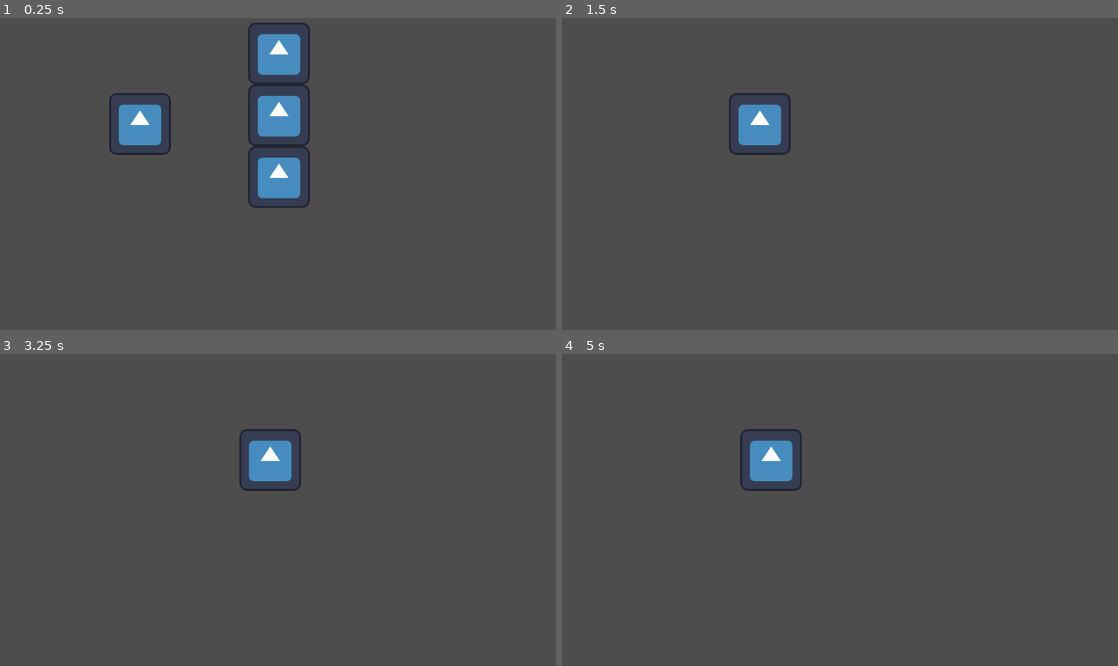
Above: before the commit, frames 1-4 (two rows, left to right).
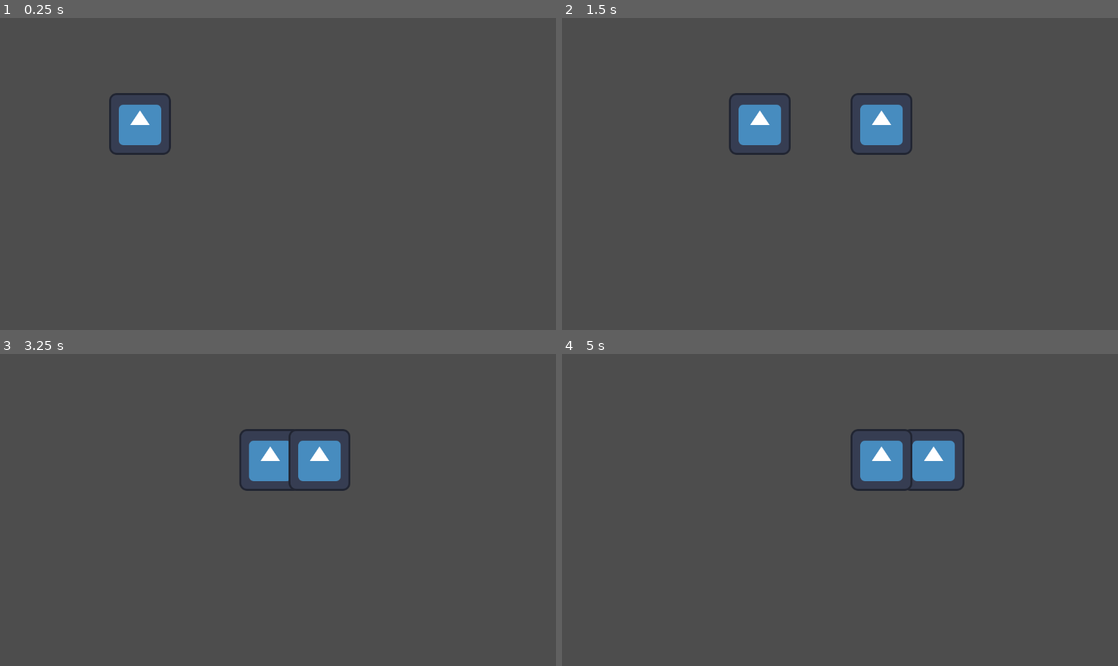
Above: after the commit, the same moments.

Repository: SavaReyr/LiniRPG
Game: Godot game, scene res://scenes/test_scene.tscn
Same seed, same stepped clock (60 frames per second), same inputs: the game is played once before the commit and once after it. The engine's default icon, where the game draws it, is replaced by a stand-in: a white triangle on a blue panel in a dark square.
Inputs (mouse positions are in pixels of both pictures, inside the frame that each line leads up to):
- Up to frame 1 (0.25 s): no input
- Up to frame 2 (1.5 s): click (840, 52) at 0.52 s; tap Enter at 1.25 s; move the mouse to (962, 158) at 1.27 s; hold D (right) from 1.28 s (still down); tap F (interact, bound only after the commit) at 1.35 s
- Up to frame 3 (3.25 s): click (400, 494) at 1.55 s; move the mouse to (166, 525) at 2.02 s; release D (right) at 2.03 s; hold A (left) 2.03-2.78 s; click (166, 525) at 2.1 s; tap F (interact, bound only after the commit) at 2.3, 2.85 s; move the mouse to (333, 441) at 2.77 s; hold D (right) from 2.78 s (still down); click (333, 441) at 3.05 s
- Up to frame 4 (5 s): move the mouse to (812, 572) at 3.52 s; click (812, 572) at 3.6 s; tap F (interact, bound only after the commit) at 3.8, 4.35 s; move the mouse to (1006, 556) at 4.27 s; release D (right) at 4.28 s; hold A (left) from 4.28 s (still down); click (1006, 556) at 4.55 s

The runs differ from the first frame. In frame 1, 3.8% of the frame differs, in the area x 44-56%, y 1-61%; in frame 2, 1.3%; in frame 3, 1.3%; in frame 4, 3.8%.

Commit message:
17.01 v1
Added:
dialog system (1/3)
interactive area

Diff:
--- a/project.godot
+++ b/project.godot
@@ -39,8 +39,19 @@
 }
 interact={
 "deadzone": 0.5,
-"events": []
+"events": [Object(InputEventKey,"resource_local_to_scene":false,"resource_name":"","device":-1,"window_id":0,"alt_pressed":false,"shift_pressed":false,"ctrl_pressed":false,"meta_pressed":false,"pressed":false,"keycode":0,"physical_keycode":70,"key_label":0,"unicode":102,"echo":false,"script":null)
+]
 }
+click={
+"deadzone": 0.5,
+"events": [Object(InputEventMouseButton,"resource_local_to_scene":false,"resource_name":"","device":-1,"window_id":0,"alt_pressed":false,"shift_pressed":false,"ctrl_pressed":false,"meta_pressed":false,"button_mask":0,"position":Vector2(0, 0),"global_position":Vector2(0, 0),"factor":1.0,"button_index":1,"canceled":false,"pressed":false,"double_click":false,"script":null)
+]
+}
+
+[layer_names]
+
+2d_physics/layer_1="wall"
+2d_physics/layer_2="interact"
 
 [rendering]
 
--- a/scenes/characters/main_character.tscn
+++ b/scenes/characters/main_character.tscn
@@ -10,6 +10,82 @@
 [sub_resource type="RectangleShape2D" id="RectangleShape2D_wmpmw"]
 size = Vector2(126, 128)
 
+[sub_resource type="Animation" id="Animation_0u7h5"]
+length = 0.001
+tracks/0/type = "value"
+tracks/0/imported = false
+tracks/0/enabled = true
+tracks/0/path = NodePath("RayCast2D:target_position")
+tracks/0/interp = 1
+tracks/0/loop_wrap = true
+tracks/0/keys = {
+"times": PackedFloat32Array(0),
+"transitions": PackedFloat32Array(1),
+"update": 0,
+"values": [Vector2(200, 0)]
+}
+
+[sub_resource type="Animation" id="Animation_a4f04"]
+resource_name = "idle_left"
+loop_mode = 1
+tracks/0/type = "value"
+tracks/0/imported = false
+tracks/0/enabled = true
+tracks/0/path = NodePath("RayCast2D:target_position")
+tracks/0/interp = 1
+tracks/0/loop_wrap = true
+tracks/0/keys = {
+"times": PackedFloat32Array(0),
+"transitions": PackedFloat32Array(1),
+"update": 0,
+"values": [Vector2(-200, 0)]
+}
+
+[sub_resource type="Animation" id="Animation_duo84"]
+resource_name = "idle_right"
+tracks/0/type = "value"
+tracks/0/imported = false
+tracks/0/enabled = true
+tracks/0/path = NodePath("RayCast2D:target_position")
+tracks/0/interp = 1
+tracks/0/loop_wrap = true
+tracks/0/keys = {
+"times": PackedFloat32Array(0),
+"transitions": PackedFloat32Array(1),
+"update": 0,
+"values": [Vector2(200, 0)]
+}
+
+[sub_resource type="AnimationLibrary" id="AnimationLibrary_u066k"]
+_data = {
+"RESET": SubResource("Animation_0u7h5"),
+"idle_left": SubResource("Animation_a4f04"),
+"idle_right": SubResource("Animation_duo84")
+}
+
+[sub_resource type="AnimationNodeAnimation" id="AnimationNodeAnimation_06677"]
+animation = &"idle_left"
+
+[sub_resource type="AnimationNodeAnimation" id="AnimationNodeAnimation_j83nv"]
+animation = &"idle_right"
+
+[sub_resource type="AnimationNodeBlendSpace1D" id="AnimationNodeBlendSpace1D_1uihy"]
+blend_point_0/node = SubResource("AnimationNodeAnimation_06677")
+blend_point_0/pos = -1.0
+blend_point_1/node = SubResource("AnimationNodeAnimation_j83nv")
+blend_point_1/pos = 1.0
+blend_mode = 1
+
+[sub_resource type="AnimationNodeStateMachineTransition" id="AnimationNodeStateMachineTransition_35utx"]
+advance_mode = 2
+
+[sub_resource type="AnimationNodeStateMachine" id="AnimationNodeStateMachine_3j1wk"]
+states/Start/position = Vector2(171, 100)
+states/idle/node = SubResource("AnimationNodeBlendSpace1D_1uihy")
+states/idle/position = Vector2(364, 100)
+transitions = ["Start", "idle", SubResource("AnimationNodeStateMachineTransition_35utx")]
+graph_offset = Vector2(-45, -37)
+
 [node name="MainCharacter" type="CharacterBody2D"]
 script = ExtResource("1_c64iq")
 
@@ -20,3 +96,23 @@
 [node name="CollisionShape2D" type="CollisionShape2D" parent="."]
 shape = SubResource("RectangleShape2D_wmpmw")
 debug_color = Color(0, 0.6, 0.701961, 0)
+
+[node name="RayCast2D" type="RayCast2D" parent="."]
+target_position = Vector2(200, 0)
+collision_mask = 2
+hit_from_inside = true
+collide_with_areas = true
+
+[node name="AnimationPlayer" type="AnimationPlayer" parent="."]
+libraries = {
+"": SubResource("AnimationLibrary_u066k")
+}
+
+[node name="AnimationTree" type="AnimationTree" parent="AnimationPlayer"]
+root_node = NodePath("../..")
+libraries = {
+"": SubResource("AnimationLibrary_u066k")
+}
+tree_root = SubResource("AnimationNodeStateMachine_3j1wk")
+anim_player = NodePath("..")
+parameters/idle/blend_position = 0.351351
--- a/scenes/characters/sripts/main_character.gd
+++ b/scenes/characters/sripts/main_character.gd
@@ -1,11 +1,28 @@
 extends CharacterBody2D
 
 @export var speed:int
+@onready var ray:RayCast2D = $RayCast2D
+var colider = null
+
+func _input(event):
+	if Input.is_action_just_pressed("interact"):
+		pass
 
 func _physics_process(delta):
 	if Input.is_action_pressed("right"):
 		velocity.x = 1
+		$AnimationPlayer/AnimationTree["parameters/idle/blend_position"] = velocity.x
 	elif Input.is_action_pressed("left"):
 		velocity.x = -1
+		$AnimationPlayer/AnimationTree["parameters/idle/blend_position"] = velocity.x
 	move_and_collide(velocity*speed)
 	velocity = Vector2.ZERO
+	if ray.is_colliding():
+		colider = ray.get_collider()
+		colider.highlight(true)
+		if Input.is_action_just_pressed("interact") and colider.has_method("interacted"):
+			colider.interacted(self)
+	else:
+		if colider != null:
+			colider.highlight(false)
+		colider = null
--- /dev/null
+++ b/scenes/components/diolog.tscn
@@ -0,0 +1,44 @@
+[gd_scene load_steps=4 format=3 uid="uid://6ngc6hxprc4r"]
+
+[ext_resource type="Texture2D" uid="uid://c36j7hk1icxmc" path="res://textures/dialog.png" id="1_gg0bj"]
+[ext_resource type="Script" path="res://scenes/components/script/dialog.gd" id="1_uvk11"]
+[ext_resource type="FontFile" uid="uid://bhliwey7oa433" path="res://resurses/font/helvetica_regular.otf" id="2_yaufs"]
+
+[node name="dialog" type="CanvasLayer"]
+script = ExtResource("1_uvk11")
+
+[node name="dialog" type="Control" parent="."]
+visible = false
+layout_mode = 3
+anchors_preset = 15
+anchor_right = 1.0
+anchor_bottom = 1.0
+grow_horizontal = 2
+grow_vertical = 2
+
+[node name="NinePatchRect" type="NinePatchRect" parent="dialog"]
+layout_mode = 1
+anchors_preset = -1
+anchor_top = 0.548
+anchor_right = 1.0
+anchor_bottom = 1.0
+offset_top = -0.104034
+grow_horizontal = 2
+grow_vertical = 2
+texture = ExtResource("1_gg0bj")
+region_rect = Rect2(0.12178, -0.215633, 16.8913, 17.2967)
+patch_margin_left = 4
+patch_margin_top = 4
+patch_margin_right = 4
+patch_margin_bottom = 4
+
+[node name="RichTextLabel" type="RichTextLabel" parent="dialog/NinePatchRect"]
+layout_mode = 0
+offset_left = 7.0
+offset_top = 3.0
+offset_right = 1152.0
+offset_bottom = 293.0
+theme_override_fonts/normal_font = ExtResource("2_yaufs")
+theme_override_font_sizes/normal_font_size = 36
+shortcut_keys_enabled = false
+threaded = true
--- /dev/null
+++ b/scenes/components/interactive_class.tscn
@@ -0,0 +1,20 @@
+[gd_scene load_steps=4 format=3 uid="uid://yjiqvk3ke2nc"]
+
+[ext_resource type="Texture2D" uid="uid://dx7a50s751rn4" path="res://icon.svg" id="1_lsg7p"]
+[ext_resource type="Script" path="res://scenes/components/script/interactive_class.gd" id="1_q1bag"]
+
+[sub_resource type="RectangleShape2D" id="RectangleShape2D_xuqaq"]
+size = Vector2(140, 138)
+
+[node name="test_iteract_area" type="Area2D"]
+collision_layer = 2
+collision_mask = 2
+script = ExtResource("1_q1bag")
+phrase = "test"
+
+[node name="CollisionShape2D" type="CollisionShape2D" parent="."]
+shape = SubResource("RectangleShape2D_xuqaq")
+
+[node name="Sprite2D" type="Sprite2D" parent="."]
+visible = false
+texture = ExtResource("1_lsg7p")
--- /dev/null
+++ b/scenes/components/script/dialog.gd
@@ -0,0 +1,31 @@
+extends CanvasLayer
+
+
+@onready var text = $dialog/NinePatchRect/RichTextLabel
+@onready var dialog_ui = $dialog
+#очередь фраз
+@onready var queue : Array
+#теги для диалога(список фраз нужные для диалога)
+@onready var phrases = {
+	"test": ["_test_", "_test_item_"]
+}
+
+
+func start_dialog(dialog : String):
+	dialog_ui.visible = true
+#	добавление в очередь фразы по тегу
+	queue.assign(phrases[dialog])
+#	Установка первой фразы
+	if queue.size() != 0:
+			text.text = queue[0]
+			queue.erase(text.text)
+
+func _physics_process(delta):
+#	переход на следующую фразу
+	if Input.is_action_just_pressed("click") and dialog_ui.visible:
+		if queue.size() != 0:
+			text.text = queue[0]
+			queue.erase(text.text)
+		else:
+			dialog_ui.visible = false
+			text.text = ""
--- /dev/null
+++ b/scenes/components/script/interactive_class.gd
@@ -0,0 +1,19 @@
+extends Area2D
+class_name interactive_area
+
+@export var phrase:String
+@onready var sprite:Sprite2D = $Sprite2D
+var highlighted:bool = false
+
+func highlight(active:bool):
+	highlighted = active
+
+func interacted(player):
+	$"../ui".start_dialog(phrase)
+
+func _physics_process(delta):
+	if highlighted:
+		sprite.visible = true
+	else:
+		sprite.visible = false
+	highlighted = false
--- a/scenes/test_scene.tscn
+++ b/scenes/test_scene.tscn
@@ -1,8 +1,9 @@
-[gd_scene load_steps=6 format=3 uid="uid://bcqjyvh0j3s5b"]
+[gd_scene load_steps=7 format=3 uid="uid://bcqjyvh0j3s5b"]
 
 [ext_resource type="PackedScene" uid="uid://b3vxdciu3dyrk" path="res://scenes/characters/main_character.tscn" id="1_a40uw"]
 [ext_resource type="PackedScene" uid="uid://ct87cjrs67r5v" path="res://scenes/components/cumponent.tscn" id="2_h8mvf"]
-[ext_resource type="PackedScene" uid="uid://bqg857kj66w2r" path="res://scenes/ui/esc_menu.tscn" id="3_lbbsk"]
+[ext_resource type="PackedScene" uid="uid://yjiqvk3ke2nc" path="res://scenes/components/interactive_class.tscn" id="3_6wx6q"]
+[ext_resource type="PackedScene" uid="uid://6ngc6hxprc4r" path="res://scenes/components/diolog.tscn" id="4_jd0lo"]
 
 [sub_resource type="PhysicsMaterial" id="PhysicsMaterial_8wduo"]
 
@@ -15,7 +16,7 @@
 physics_material_override = SubResource("PhysicsMaterial_8wduo")
 
 [node name="CollisionShape2D" type="CollisionShape2D" parent="wall"]
-position = Vector2(1004, 269)
+position = Vector2(108, 221)
 shape = SubResource("RectangleShape2D_0wks6")
 
 [node name="MainCharacter" parent="." instance=ExtResource("1_a40uw")]
@@ -24,4 +25,7 @@
 
 [node name="Cumponent" parent="." instance=ExtResource("2_h8mvf")]
 
-[node name="Esc_Menu" parent="." instance=ExtResource("3_lbbsk")]
+[node name="test_iteract_area" parent="." instance=ExtResource("3_6wx6q")]
+position = Vector2(662, 221)
+
+[node name="ui" parent="." instance=ExtResource("4_jd0lo")]
Binary file added: resurses/font/helvetica_regular.otf
Not shown, added: resurses/font/helvetica_regular.otf.import
Not shown: 1 places in scenes/characters/main_character.tscn that only renumber resources
Not shown: 1 places in scenes/ui/esc_menu.tscn that only renumber resources
Binary file added: textures/dialog.png
Not shown, added: textures/dialog.png.import
